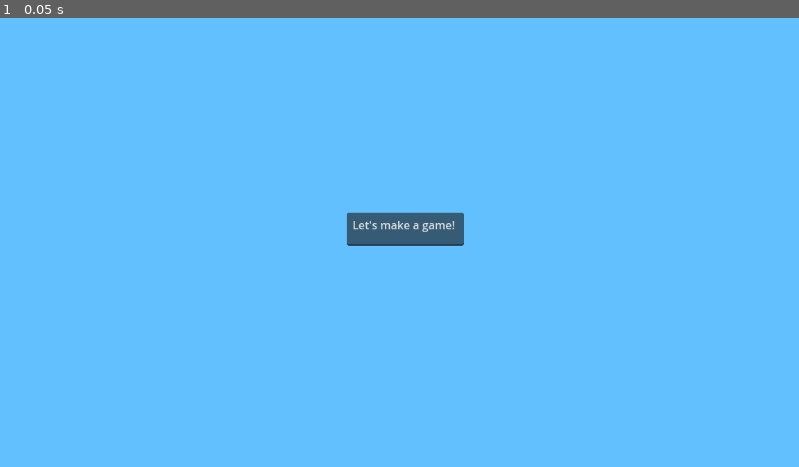
Above: before the commit, frame 1.
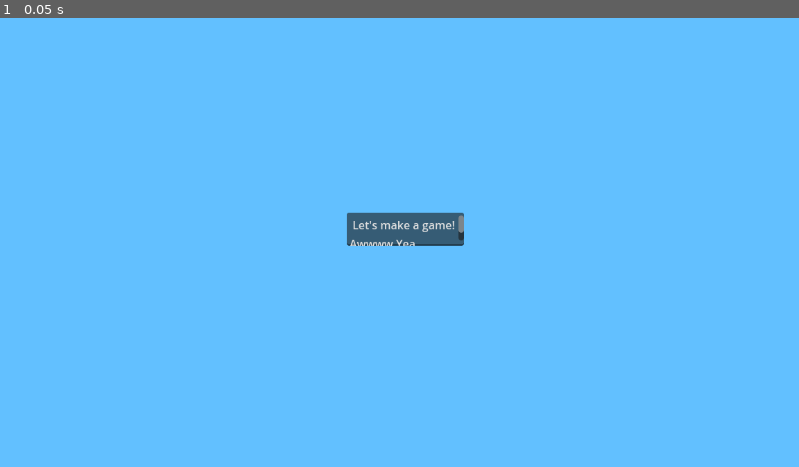
Above: after the commit, the same moment.

Repository: Dink179/FinISHed
Game: Godot game, scene res://Letsdothis.tscn
Same seed, same stepped clock (60 frames per second), same inputs: the game is played once before the commit and once after it. The project has no main scene, so this scene is started directly.
Inputs:
- Up to frame 1 (0.05 s): no input

The runs differ from the first frame. In frame 1, 0.1% of the frame differs, in the area x 43-59%, y 43-51%.

Commit message:
Update Letsdothis.tscn
Added Scripts folder.

Diff:
--- a/The Game/Letsdothis.tscn
+++ b/The Game/Letsdothis.tscn
@@ -15,4 +15,5 @@
 offset_top = 302.0
 offset_right = 689.0
 offset_bottom = 350.0
-text = " Let's make a game!"
+text = " Let's make a game!
+Awwww Yea"
